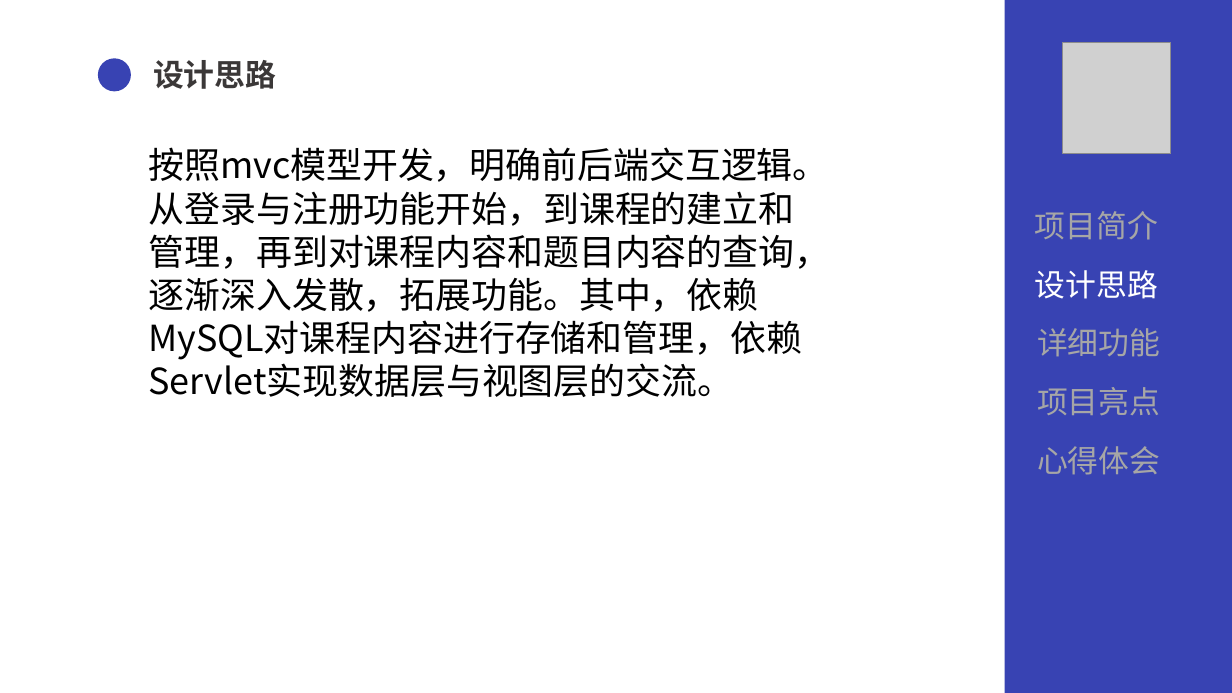
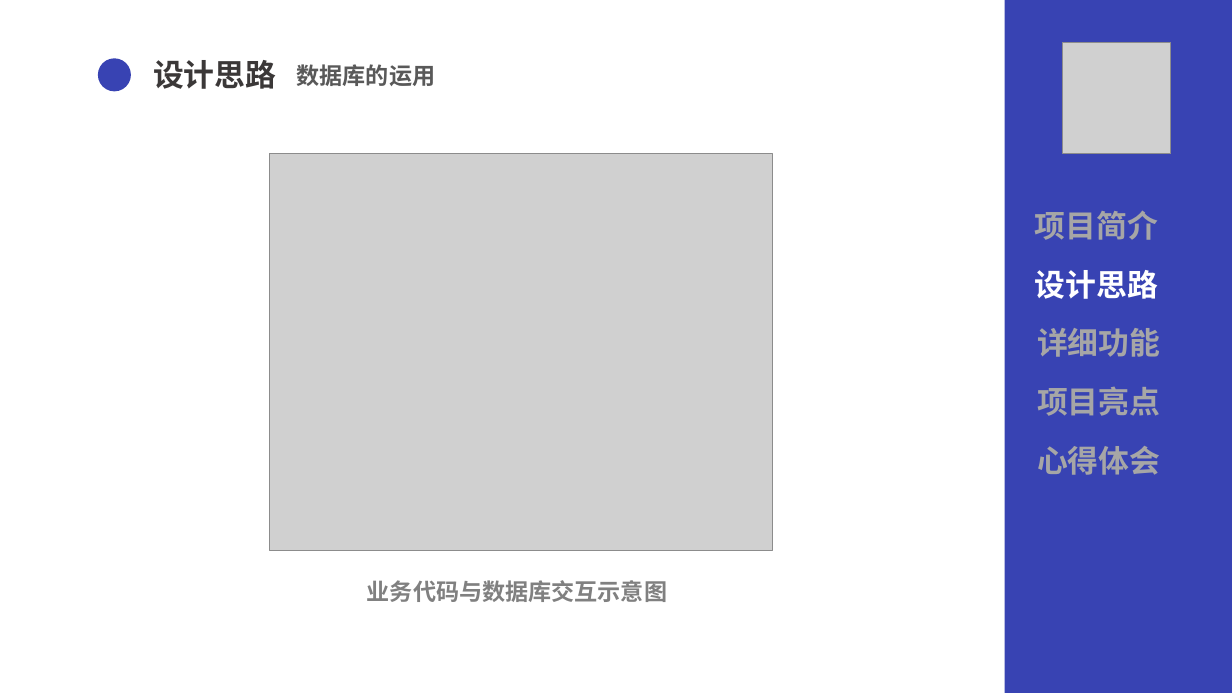
Before and after one commit to wang-kaopu/assignment, a slide deck: slide 6 of document/QG汇报.pptx. Drawn at 1232x693 pixels with LibreOffice and Linux fonts; fonts in the diff are those of the drawing; grey boxes stand for pictures. Boxes give left, top, right and bottom in pixels: in the first picture for what was removed or moved away, otherwise in the second. Text is boxed around its words. In the diff, an @@ line names an element or a change of style, - is before the commit and + after.

Commit message:
refactor:修改PPT和项目文档

```diff
--- a/document/QG汇报.pptx
+++ b/document/QG汇报.pptx
@@ text added at (x1=297, y1=64, x2=436, y2=86), 18 pt, text #595959, bold @@
+数据库的运用
@@ text removed at (x1=149, y1=147, x2=831, y2=397) @@
-按照mvc模型开发，明确前后端交互逻辑。从登录与注册功能开始，到课程的建立和管理，再到对课程内容和题目内容的查询，逐渐深入发散，拓展功能。其中，依赖MySQL对课程内容进行存储和管理，依赖Servlet实现数据层与视图层的交流。
@@ picture added at (x1=270, y1=154, x2=773, y2=551) @@
@@ bold on in 5 elements at (x1=1035, y1=211, x2=1158, y2=240), (x1=1035, y1=270, x2=1158, y2=299), (x1=1037, y1=328, x2=1160, y2=357), (x1=1037, y1=387, x2=1160, y2=416), (x1=1037, y1=446, x2=1160, y2=475) @@
@@ text added at (x1=367, y1=580, x2=667, y2=602), 18 pt, text #808080, bold @@
+业务代码与数据库交互示意图
```
Also in this commit, not shown: 12 other slides changed, 8 slides added, 1 other file.
